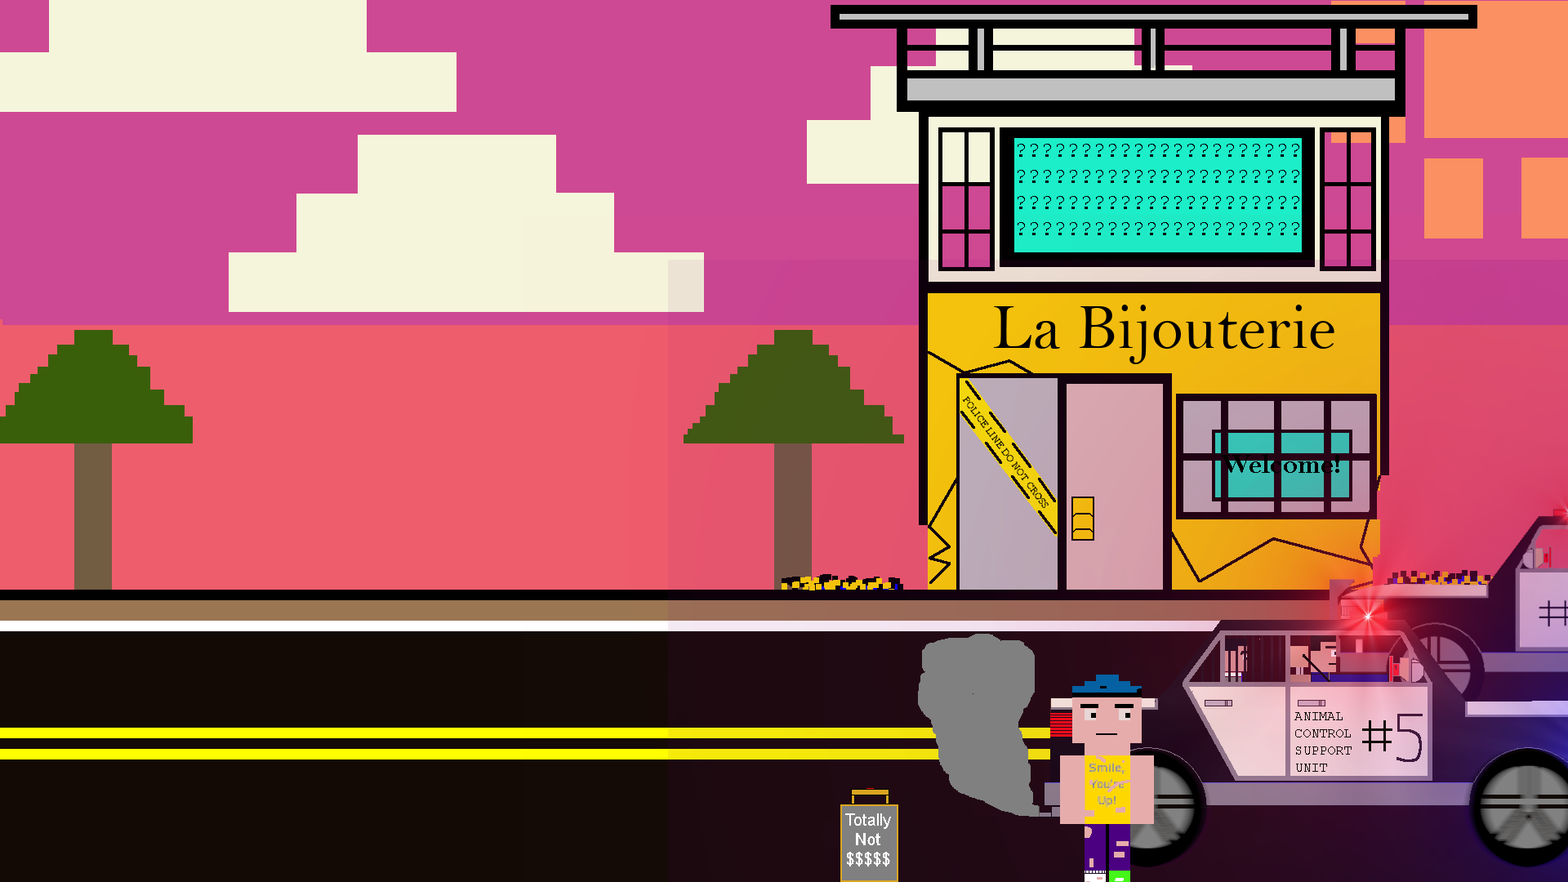
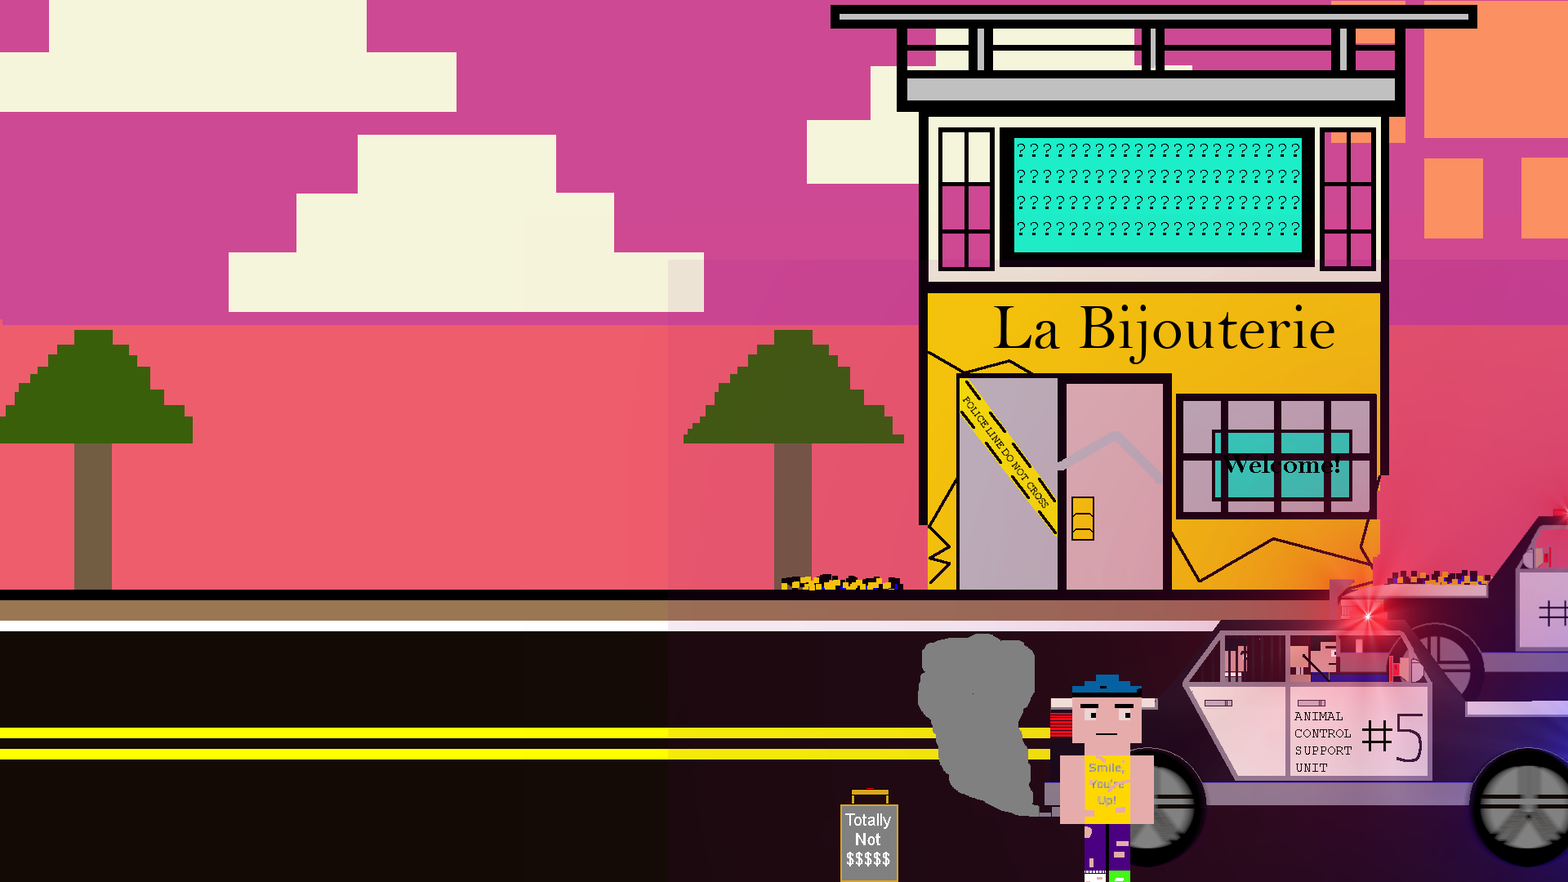
Comparing the layer stacks of the two 1568x882 images. Changes:
added layer "Background copy #8" above "Background copy #7" over [1057, 431, 1163, 484]
hid "Background copy #7" over [1057, 431, 1163, 484]